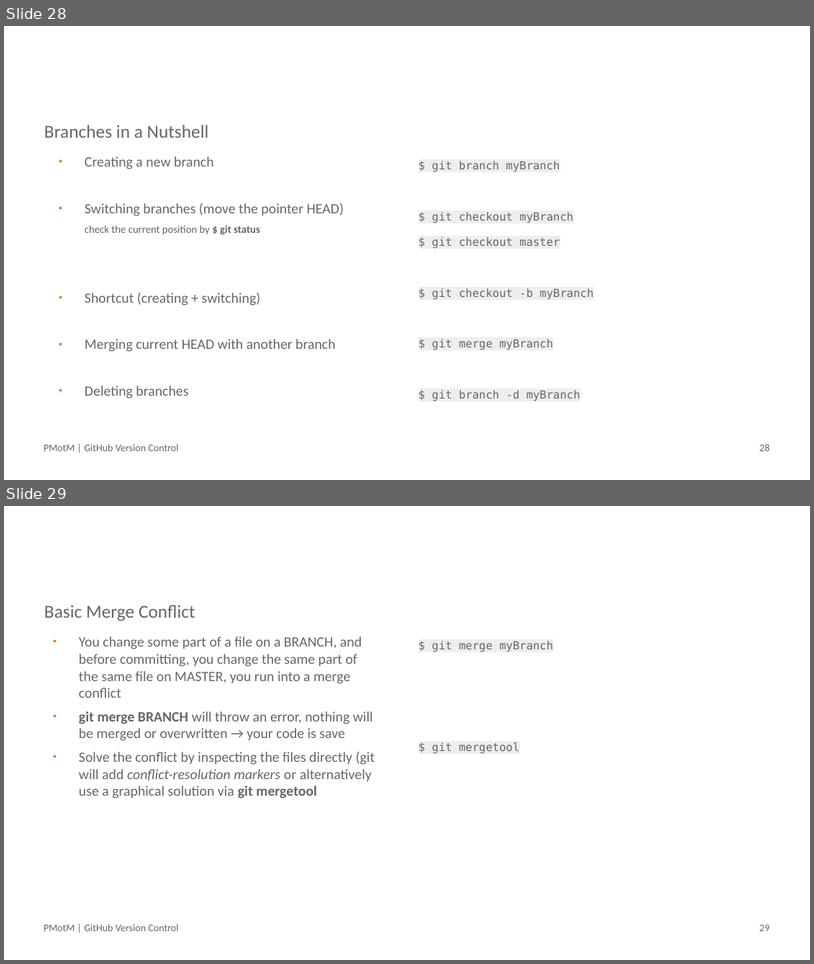
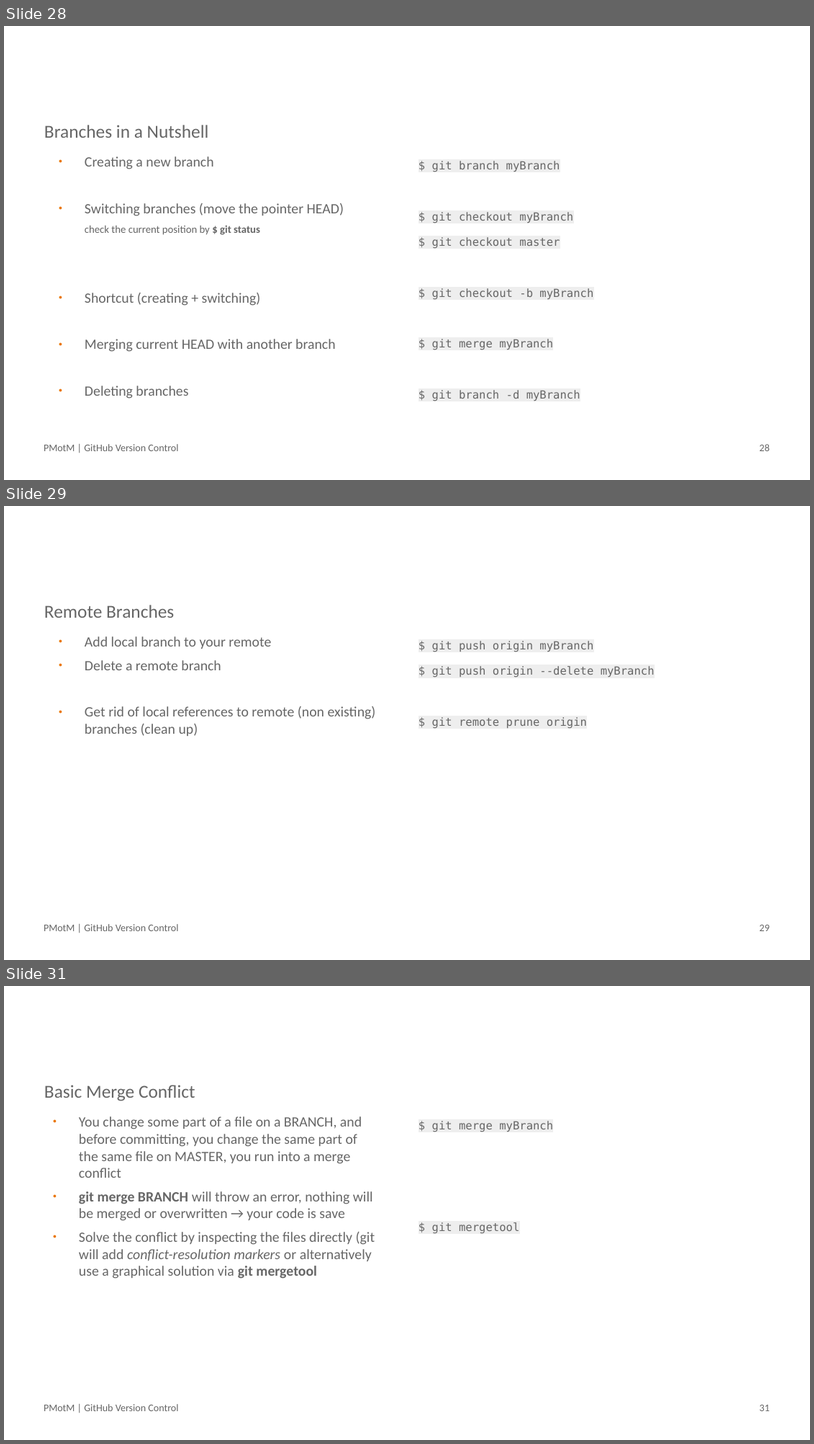
Before and after one commit to NiclasRieger/PythonModuleoftheMonth, a slide deck: 20200724-github/20200724-pmotm-github.odp. Shown one above the other, each under a label of ours: slides 28 and 29 before the commit, slides 28, 29 and 31 after it; the slides between them are not shown. The pictures are 814x964 and 814x1444 pixels, drawn with LibreOffice and Linux fonts; fonts in the diff are those of the drawing; background and template pictures are left out. Boxes give left, top, right and bottom in pixels: in the first picture for what was removed or moved away, otherwise in the second. Text is boxed around its words. In the diff, an @@ line names an element or a change of style, - is before the commit and + after.

Commit message:
add information on branching to presentation

```diff
--- a/20200724-github/20200724-pmotm-github.odp
+++ b/20200724-github/20200724-pmotm-github.odp
@@ slide 29 added at [4,506,810,960], background #FFFFFF @@
@@ title added at [44,605,174,618], 18 pt, text #666666 @@
+Remote Branches
@@ text added at [85,636,376,736], 14 pt, text #666666 @@
+● Add local branch to your remote
+● Delete a remote branch
+● Get rid of local references to remote (non existing) branches (clean up)
@@ text added at [432,641,655,728], 11 pt, text #666666 @@
+$ git push origin myBranch
+$ git push origin --delete myBranch
+$ git remote prune origin
@@ text added at [44,924,178,931], 10 pt, text #666666 @@
+PMotM | GitHub Version Control
@@ page number added at [760,924,770,931], 10 pt, text #666666 @@
+29
@@ what was slide 29 is now slide 31 @@
@@ page number at [760,1404,770,1411]: text changed @@
-29
+31
```
Also in this commit, not shown: 1 other slide added.
